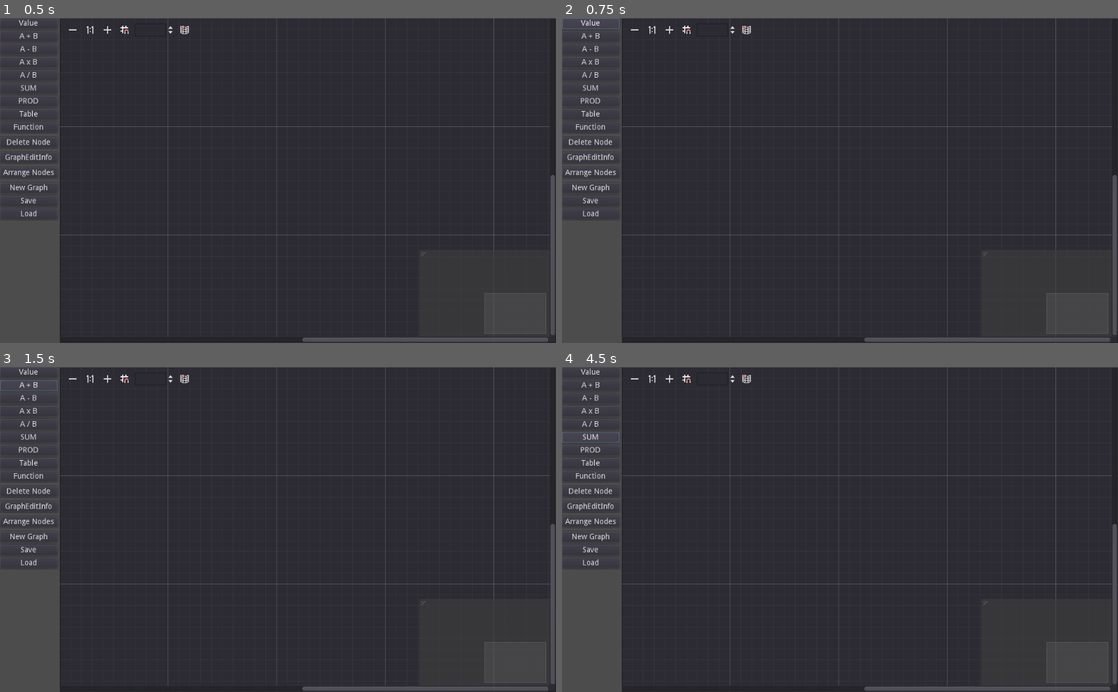
Above: before the commit, frames 1-4 (two rows, left to right).
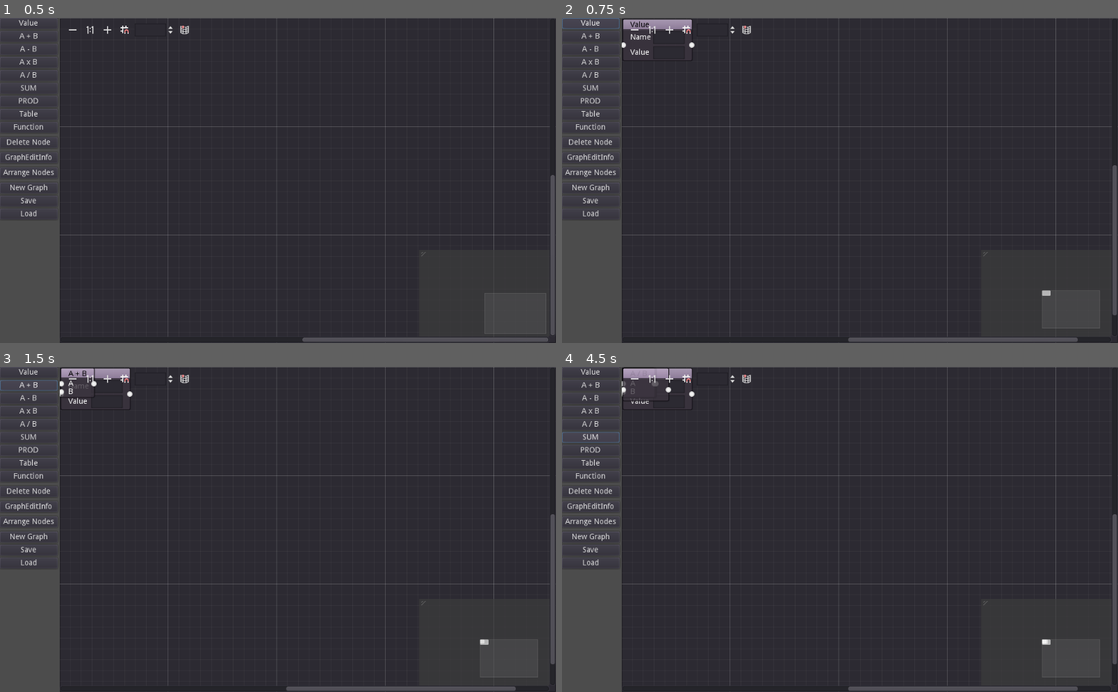
Above: after the commit, the same moments.

Repository: hrk4649/calc_node_editor
Game: Godot game, scene res://main.tscn
Two runs of this game, one before a commit and one after it. Both use one fixed random seed, a clock stepped at 60 frames per second and the inputs below.
Inputs:
- Up to frame 1 (0.5 s): no input
- Up to frame 2 (0.75 s): click "Value" at 0.5 s
- Up to frame 3 (1.5 s): click "A + B" at 1.25 s
- Up to frame 4 (4.5 s): click "A - B" at 2 s; click "A x B" at 2.75 s; click "A / B" at 3.5 s; click "SUM" at 4.25 s

Frame 1 is identical in both runs. In frame 2, 0.7% of the frame differs, in the area x 10-100%, y 0-100%; in frame 3, 0.7%; in frame 4, 0.8%.
Error before the commit: Invalid call. Nonexistent function 'instantiate' in base 'PackedScene'. (res://main.gd:408)

Commit message:
change instantiate() to instance()

Diff:
--- a/godot3/main.gd
+++ b/godot3/main.gd
@@ -405,56 +405,56 @@
 
 
 func create_value_node_ui(node):
-    var valueNode = ValueNode.instantiate()
+    var valueNode = ValueNode.instance()
     valueNode.name = node.id
     valueNode.connect("change_name", self, "_on_change_name")
     valueNode.connect("change_value", self, "_on_change_value")
     return valueNode
 
 func create_add_op_node_ui(node):
-    var opNode = OpNode.instantiate()
+    var opNode = OpNode.instance()
     opNode.name = node.id
     opNode.node_type = ADD
     opNode.title = "A + B"
     return opNode
 
 func create_sub_op_node_ui(node):
-    var opNode = OpNode.instantiate()
+    var opNode = OpNode.instance()
     opNode.name = node.id
     opNode.node_type = SUB
     opNode.title = "A - B"
     return opNode
 
 func create_mul_op_node_ui(node):
-    var opNode = OpNode.instantiate()
+    var opNode = OpNode.instance()
     opNode.name = node.id
     opNode.node_type = MUL
     opNode.title = "A x B"
     return opNode
 
 func create_div_op_node_ui(node):
-    var opNode = OpNode.instantiate()
+    var opNode = OpNode.instance()
     opNode.name = node.id
     opNode.node_type = DIV
     opNode.title = "A / B"
     return opNode
 
 func create_sum_op_node_ui(node):
-    var opNode = NArrOpNode.instantiate()
+    var opNode = NArrOpNode.instance()
     opNode.name = node.id
     opNode.node_type = SUM
     opNode.title = "Σ"
     return opNode
 
 func create_prod_op_node_ui(node):
-    var opNode = NArrOpNode.instantiate()
+    var opNode = NArrOpNode.instance()
     opNode.name = node.id
     opNode.node_type = PROD
     opNode.title = "Π"
     return opNode
 
 func create_table_node_ui(node):
-    var uiNode = TableNode.instantiate()
+    var uiNode = TableNode.instance()
     uiNode.name = node.id
     uiNode.node_type = TABLE
     uiNode.connect("change_name", self, "_on_change_name")
@@ -462,7 +462,7 @@
     return uiNode
 
 func create_func_node_ui(node):
-    var uiNode = FuncNode.instantiate()
+    var uiNode = FuncNode.instance()
     uiNode.name = node.id
     uiNode.connect("change_func", self, "_on_change_func")
     return uiNode
